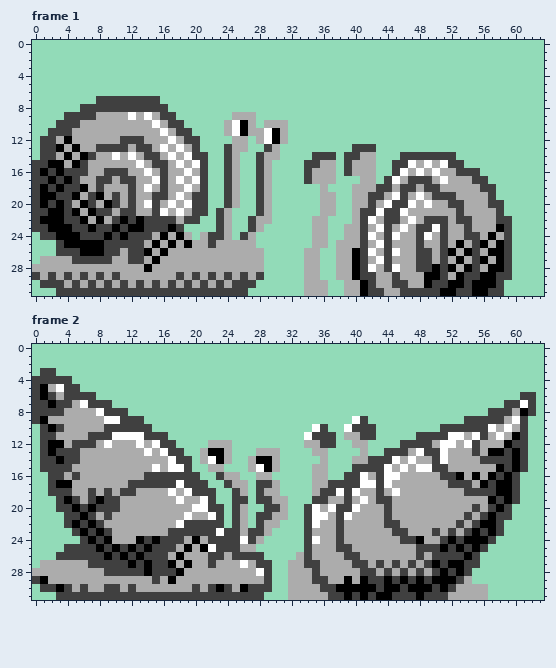
Two versions of one pixel-art file, images/NewecreatureSprites_32x32.aseprite. Above is the file before it was changed.
64x32 pixels, 32 frames. Colours within 5 levels of each other are drawn and written as one. Shown: frame 1, frame 2. The commit also changed other frames, which this record leaves out.
Now the later version:
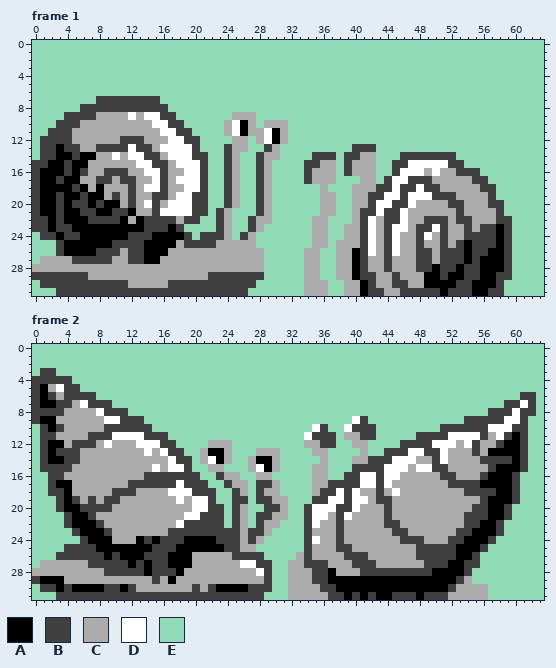
Palette (. is transparent): A #000000  B #404040  C #acacac  D #ffffff  E #92dbb8
Change:
Changed rows in their new state; - is an unchanged pixel.
Frame 1:
first column x 1:
 9 --------------D-------------------------------------------
10 ---------------D------------------------------------------
11 ----------------D-----------------------------------------
12 --BB-------------D----------------------------------------
13 ---BB------D----D-D---------------------------------------
14 --A-B-A-----D----D----------------------------------------
15 ---B-A-------D----D----------------------------D-D--------
16 -A--A---------D----D--------------------------D-----------
17 A---A-------------D--------------------------D----C-------
18 -A-A---A------D----D------------------------D--D----------
19 ---A-BA-----------D------------------------D--D-D---------
20 -ABABBAB-A-------D------------------------D-----C---------
21 A-BA-BBAAB-A----D-D---------------------------------------
22 B-BAA-BBB--C---------------------------------DC-----------
23 --BBAA-AA-A------------------------------DC-D----------BB-
24 ---BBAAA-A----A-A-B-B----------------------------------BBA
25 --------A----A-A--BBB--------------------DC-D-------BA-BB-
26 ---AA--B------A------------------------------------BB--B--
27 -------------A----------------------------C--------BBA--A-
28 -------------C---------------------------C--C------BAB-A--
29 B-B-B--C-C-------C-C--B-B-B------------------------A------
30 ---B-B-B-B--C-C--B-B-B-B-------------------------AA-B-----
31 ---------------------------------------------------B------
Frame 2:
first column x 1:
 7 A------------------------------------------------------------
 8 -----------------------------------------------------------DB
 9 -A--------------------------------------------------------D--
10 ---------------------------------------------------------D-B-
11 -----------------------------------------------------D----B--
12 -------------D-----------------------------------D-------B-A-
13 ----------------------------------------------D-----------A--
14 -A-------------------------------------------D---------------
15 --------------------------------------------D-----------B-A--
16 ----C------------------------------------D----------C-CB-A---
17 ------------------------------------------------------B-A----
18 ---A--C-CB-------D-------------------------------------------
19 -------C-----------D----------------DD-D---------------B-A---
20 ---A--B--C-------------------------D-------------------BA----
21 ----A---C----------DBB--------------------------------B--A---
22 -----A----------------------------------------------CB-------
23 ------A---------------B--------------------------C-CB--A-----
24 -------A----------A-AA---C---------------------B--CB---------
25 --------A-A-A----A-A-AA---------------------------B--A-------
26 -----------A----A-A--CC-----------------B-------B---A--------
27 -----------------A---C----D--------B-----BC-C-C--B-----------
28 -----------------------------------BA-----B-B-B-BA-A---------
29 -AA---------------------------------AA-A-AA-A-A-A------------
30 ----AAAA--A------------AA-----------------A--A---A-----------
Where, in picture pixels (left, top, right, bottom), the same in both pictures:
changed: (40, 112, 256, 288)
changed: (368, 160, 504, 296)
changed: (40, 400, 256, 592)
changed: (320, 408, 528, 592)
